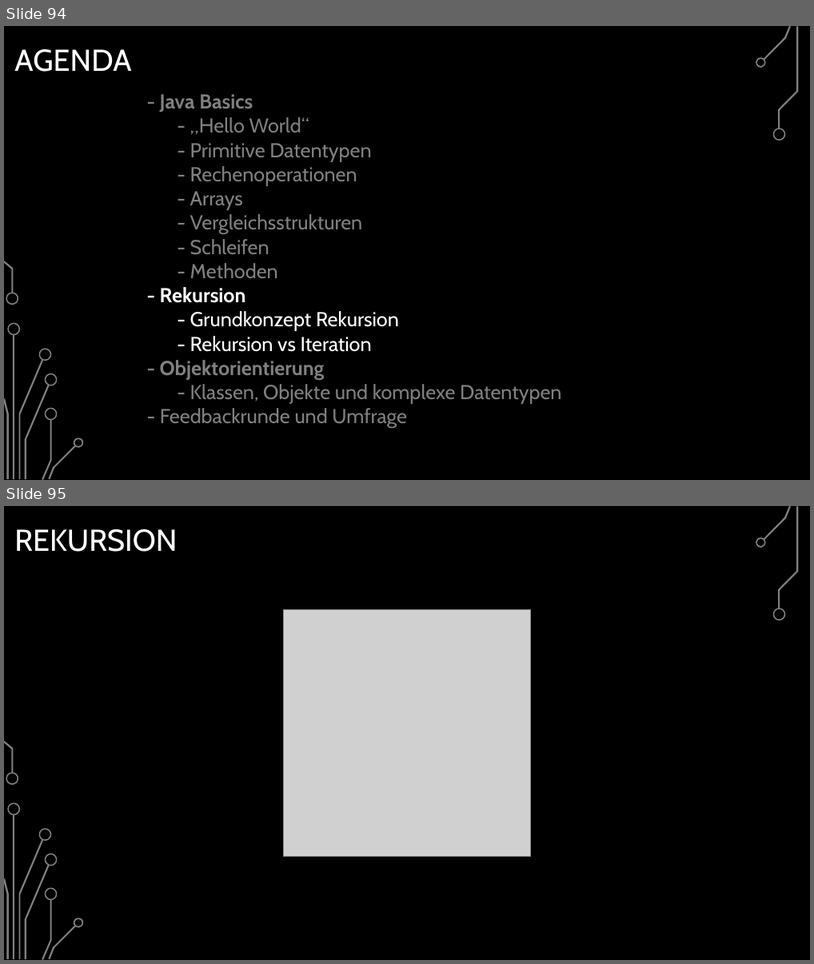
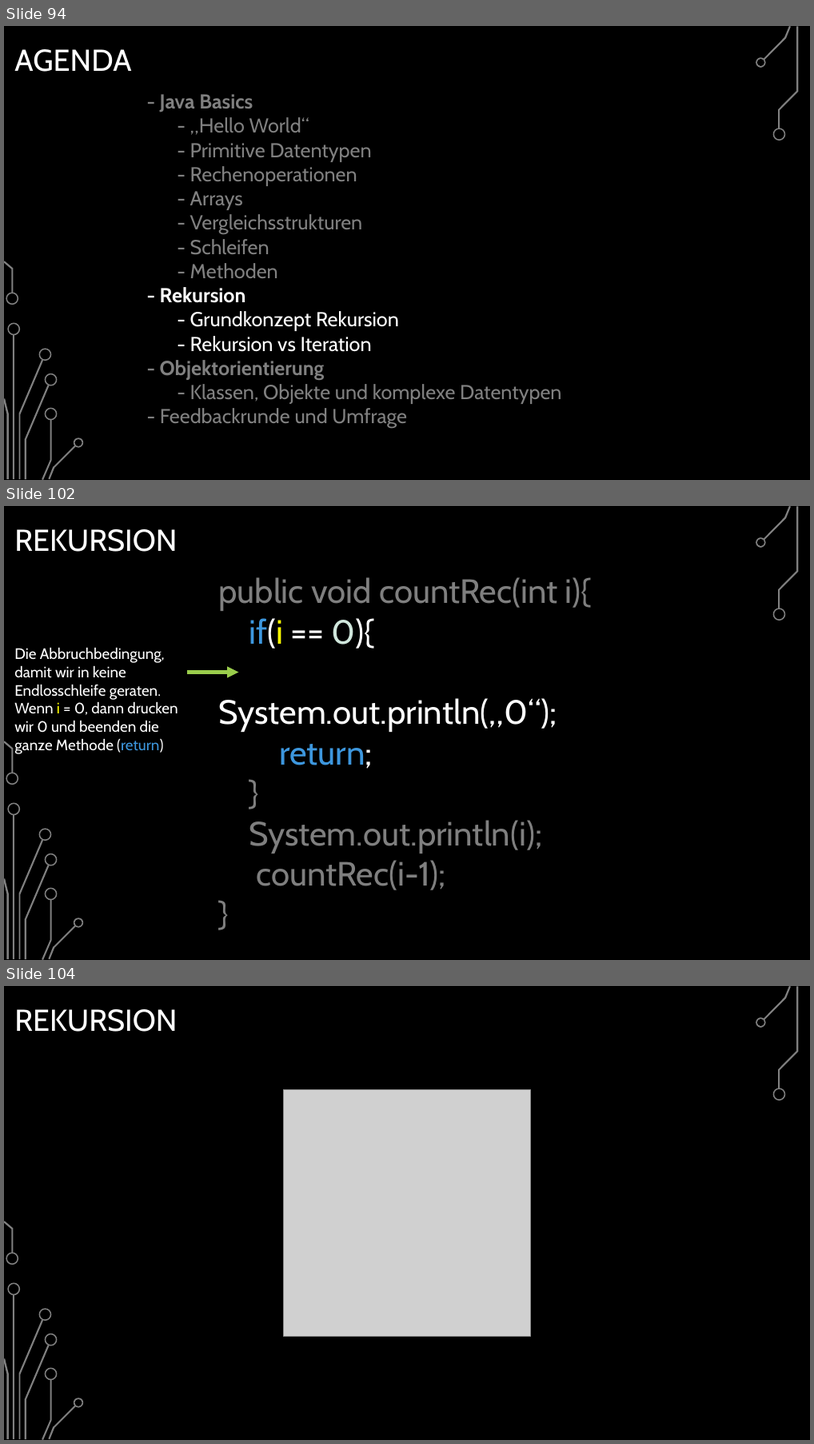
Before and after one commit to BelmontR/Java-Tutorial-Course, a slide deck: Java Grundkurs.pptx. Shown one above the other, each under a label of ours: slides 94 and 95 before the commit, slides 94, 102 and 104 after it; the slides between them are not shown. The pictures are 814x964 and 814x1444 pixels, drawn with LibreOffice and Linux fonts; fonts in the diff are those of the drawing; grey boxes stand for pictures; background and template pictures are left out. Boxes give left, top, right and bottom in pixels: in the first picture for what was removed or moved away, otherwise in the second. Text is boxed around its words. In the diff, an @@ line names an element or a change of style, - is before the commit and + after.

Commit message:
Added Rekursion Chapter with Example Code

```diff
--- a/Java Grundkurs.pptx
+++ b/Java Grundkurs.pptx
@@ slide 102 added at (4, 506, 810, 960), background picture (left out); not listed: 17 template elements that a slide beside it also shows @@
@@ title added at (14, 529, 177, 552), 36 pt, text #FFFFFF @@
+REKURSION
@@ text added at (218, 577, 591, 890), 40 pt, text #7F7F7F @@
+public void countRec(int i){
+if(i == 0){
+System.out.println(„0“);
+return;
+}
+System.out.println(i);
+countRec(i-1);
+}
@@ text added at (14, 647, 178, 751), 18 pt, text #FFFFFF @@
+Die Abbruchbedingung, damit wir in keine Endlosschleife geraten. Wenn i = 0, dann drucken wir 0 und beenden die ganze Methode (return)
@@ arrow added from (187, 672) to (238, 672), #9ACD4C 4.5 pt @@
@@ what was slide 95 is now slide 104 @@
```
Also in this commit, not shown: 8 other slides added, 4 other files.
